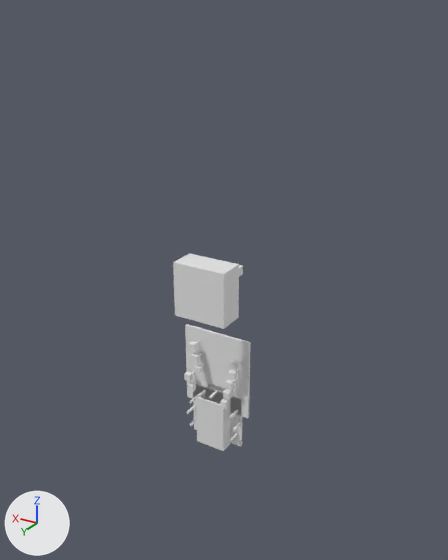
The Blender file assets/blender/ashen-rift-source.blend as it was, and as the next commit left it.
Before and after are seen from a 50 mm camera at (-92.5, 149.4, 125.1) aimed at (-4.9, 3.3, 52.0). The axes (+X, +Y, +Z) are drawn at lower left. The lights are the same throughout. The picture after the commit comes second.

Names of what the first picture shows: 'arena_floor', 'ceiling', 'distant_crown', 'valley_floor' and 14 more.
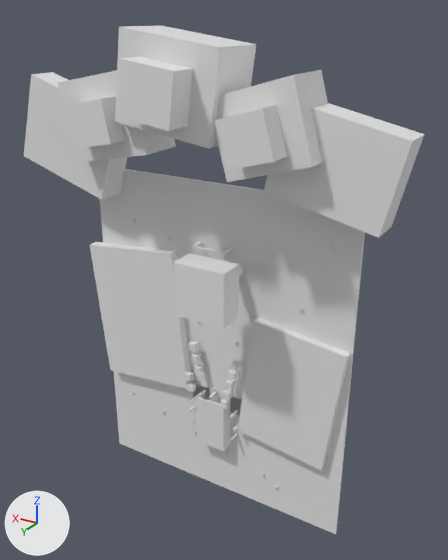
The change, as a diff of the scene's bpy script:
```diff
--- a/assets/blender/ashen-rift-source.blend.py
+++ b/assets/blender/ashen-rift-source.blend.py
@@ ob_mountain_center_peak @@
+ob_mountain_center_peak = bpy.data.objects.new('mountain_center_peak', me_cube_124)  # a box spanning x -0.5..0.5, y -0.5..0.5, z -0.5..0.5; in mat_mat_mountain_center_peak (white #e7e7e7)
+ob_mountain_center_peak.location = (4.0, 9.0, 108.0)
+ob_mountain_center_peak.rotation_euler = (0.0, -0.14, 0.0)  # degrees (0, -8, 0)
+ob_mountain_center_peak.scale = (30.0, 18.0, 24.0)
@@ ob_distant_snow_cap_center @@
+ob_distant_snow_cap_center = bpy.data.objects.new('distant_snow_cap_center', me_cube_123)  # a box spanning x -0.5..0.5, y -0.5..0.5, z -0.5..0.5; in mat_mat_distant_snow_cap_center (white #e7e7e7)
+ob_distant_snow_cap_center.location = (4.0, 22.0, 107.0)
+ob_distant_snow_cap_center.rotation_euler = (0.0, -0.14, 0.0)  # degrees (0, -8, 0)
+ob_distant_snow_cap_center.scale = (16.0, 8.0, 14.0)
@@ ob_mountain_right_peak @@
+ob_mountain_right_peak = bpy.data.objects.new('mountain_right_peak', me_cube_122)  # a box spanning x -0.5..0.5, y -0.5..0.5, z -0.5..0.5; in mat_mat_mountain_right_peak (white #e7e7e7)
+ob_mountain_right_peak.location = (29.0, 7.0, 98.0)
+ob_mountain_right_peak.rotation_euler = (0.0, 0.19, 0.0)  # degrees (0, 11, 0)
+ob_mountain_right_peak.scale = (27.0, 14.0, 23.0)
@@ ob_distant_snow_cap_right @@
+ob_distant_snow_cap_right = bpy.data.objects.new('distant_snow_cap_right', me_cube_121)  # a box spanning x -0.5..0.5, y -0.5..0.5, z -0.5..0.5; in mat_mat_distant_snow_cap_right (white #e7e7e7)
+ob_distant_snow_cap_right.location = (29.0, 17.0, 97.0)
+ob_distant_snow_cap_right.rotation_euler = (0.0, 0.19, 0.0)  # degrees (0, 11, 0)
+ob_distant_snow_cap_right.scale = (14.0, 6.0, 12.0)
@@ ob_mountain_left_peak @@
+ob_mountain_left_peak = bpy.data.objects.new('mountain_left_peak', me_cube_120)  # a box spanning x -0.5..0.5, y -0.5..0.5, z -0.5..0.5; in mat_mat_mountain_left_peak (white #e7e7e7)
+ob_mountain_left_peak.location = (-22.0, 8.0, 99.0)
+ob_mountain_left_peak.rotation_euler = (0.0, 0.28, 0.0)  # degrees (0, 16, 0)
+ob_mountain_left_peak.scale = (24.0, 16.0, 21.0)
@@ ob_distant_snow_cap_left @@
+ob_distant_snow_cap_left = bpy.data.objects.new('distant_snow_cap_left', me_cube_119)  # a box spanning x -0.5..0.5, y -0.5..0.5, z -0.5..0.5; in mat_mat_distant_snow_cap_left (white #e7e7e7)
+ob_distant_snow_cap_left.location = (-22.0, 19.5, 98.0)
+ob_distant_snow_cap_left.rotation_euler = (0.0, 0.28, 0.0)  # degrees (0, 16, 0)
+ob_distant_snow_cap_left.scale = (13.0, 7.0, 12.0)
@@ ob_mountain_right_back @@
+ob_mountain_right_back = bpy.data.objects.new('mountain_right_back', me_cube_118)  # a box spanning x -0.5..0.5, y -0.5..0.5, z -0.5..0.5; in mat_mat_mountain_right_back (white #e7e7e7)
+ob_mountain_right_back.location = (48.0, 4.5, 90.0)
+ob_mountain_right_back.rotation_euler = (0.0, -0.3, 0.0)  # degrees (0, -17, 0)
+ob_mountain_right_back.scale = (34.0, 9.0, 27.0)
@@ ob_mountain_left_back @@
+ob_mountain_left_back = bpy.data.objects.new('mountain_left_back', me_cube_117)  # a box spanning x -0.5..0.5, y -0.5..0.5, z -0.5..0.5; in mat_mat_mountain_left_back (white #e7e7e7)
+ob_mountain_left_back.location = (-39.0, 5.0, 91.0)
+ob_mountain_left_back.rotation_euler = (0.0, -0.22, 0.0)  # degrees (0, -13, 0)
+ob_mountain_left_back.scale = (32.0, 10.0, 24.0)
@@ ob_waystone_lintel @@
+ob_waystone_lintel = bpy.data.objects.new('waystone_lintel', me_cube_109)  # a box spanning x -0.5..0.5, y -0.5..0.5, z -0.5..0.5; in mat_mat_waystone_lintel (white #e7e7e7)
+ob_waystone_lintel.location = (0.0, 4.6, 61.0)
+ob_waystone_lintel.scale = (11.0, 0.7, 0.8)
@@ ob_right_meadow_rise @@
+ob_right_meadow_rise = bpy.data.objects.new('right_meadow_rise', me_cube_093)  # a box spanning x -0.5..0.5, y -0.5..0.5, z -0.5..0.5; in mat_mat_right_meadow_rise (white #e7e7e7)
+ob_right_meadow_rise.location = (29.0, 1.4, 31.0)
+ob_right_meadow_rise.rotation_euler = (0.0, 0.1, 0.0)  # degrees (0, 5.7, 0)
+ob_right_meadow_rise.scale = (34.0, 3.4, 48.0)
@@ ob_wind_path @@
+ob_wind_path = bpy.data.objects.new('wind_path', me_cube_088)  # a box spanning x -0.5..0.5, y -0.5..0.5, z -0.5..0.5; in mat_mat_wind_path (white #e7e7e7)
+ob_wind_path.location = (0.0, 0.0, 25.0)
+ob_wind_path.scale = (5.5, 0.12, 105.0)
@@ ob_sunlit_grassland @@
+ob_sunlit_grassland = bpy.data.objects.new('sunlit_grassland', me_cube_087)  # a box spanning x -0.5..0.5, y -0.5..0.5, z -0.5..0.5; in mat_mat_sunlit_grassland (white #e7e7e7)
+ob_sunlit_grassland.location = (0.0, -0.5, 25.0)
+ob_sunlit_grassland.scale = (90.0, 0.8, 110.0)
@@ ob_left_meadow_rise @@
+ob_left_meadow_rise = bpy.data.objects.new('left_meadow_rise', me_cube_082)  # a box spanning x -0.5..0.5, y -0.5..0.5, z -0.5..0.5; in mat_mat_left_meadow_rise (white #e7e7e7)
+ob_left_meadow_rise.location = (-27.0, 1.1, 18.0)
+ob_left_meadow_rise.rotation_euler = (0.0, -0.12, 0.0)  # degrees (0, -6.9, 0)
+ob_left_meadow_rise.scale = (30.0, 2.8, 42.0)
```

What differs and where, as boxes [x1, y1, x2, y2] in the pictures (448 x 560 px):
'sunlit_grassland', added
    after: [100, 169, 365, 534]
'mountain_left_back', added
    after: [264, 103, 424, 238]
'left_meadow_rise', added
    after: [238, 317, 350, 470]
'right_meadow_rise', added
    after: [90, 242, 192, 389]
'mountain_center_peak', added
    after: [115, 26, 256, 149]
'mountain_left_peak', added
    after: [215, 70, 328, 182]
'mountain_right_back', added
    after: [24, 72, 127, 200]
'distant_snow_cap_center', added
    after: [117, 57, 193, 131]
'distant_snow_cap_left', added
    after: [215, 105, 287, 171]
'mountain_right_peak', added
    after: [58, 70, 176, 162]
'wind_path', added
    after: [207, 191, 224, 482]
'distant_snow_cap_right', added
    after: [64, 97, 125, 149]
'waystone_lintel', added
    after: [191, 245, 224, 255]
